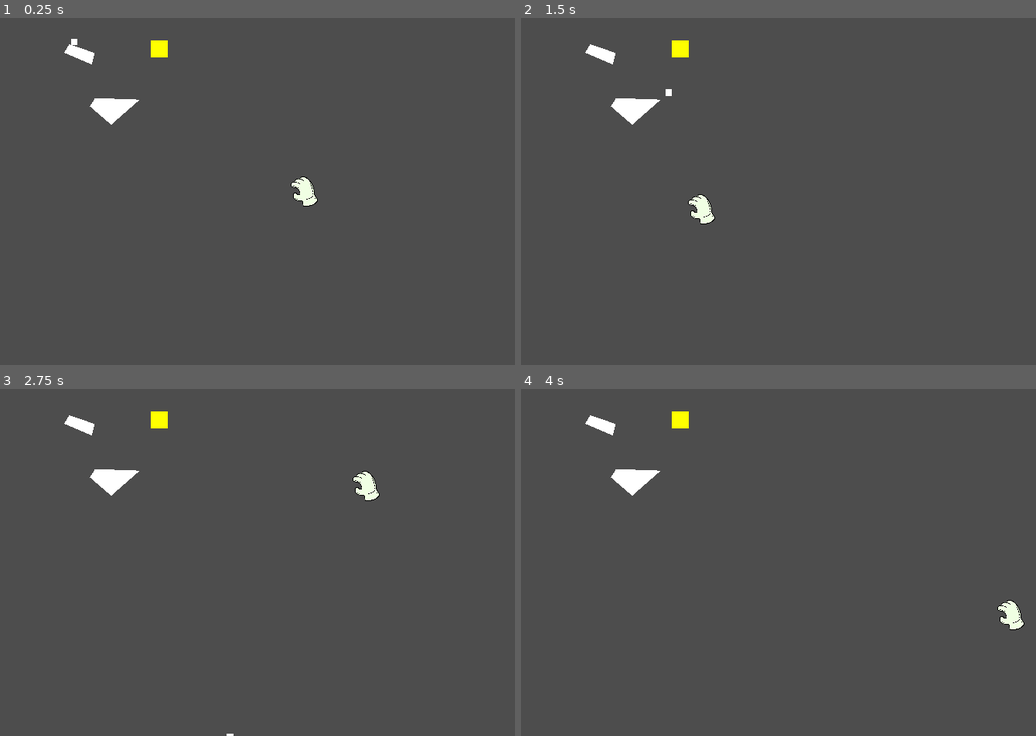
Above: before the commit, frames 1-4 (two rows, left to right).
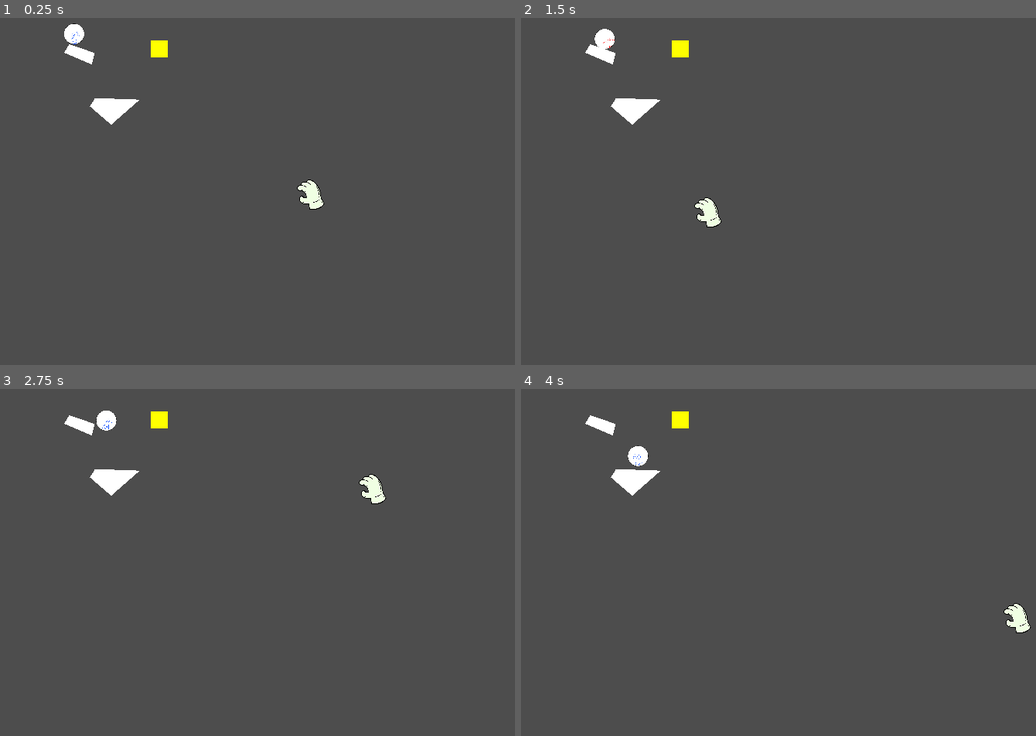
Above: after the commit, the same moments.

Repository: SlugFiller/ggj2025
Game: Godot game, scene res://game.tscn
Same seed, same stepped clock (60 frames per second), same inputs: the game is played once before the commit and once after it. The project has no main scene, so this scene is started directly.
Inputs (mouse positions are in pixels of both pictures, inside the frame that each line leads up to):
- Up to frame 1 (0.25 s): no input
- Up to frame 2 (1.5 s): tap Enter at 0.5 s; move the mouse to (963, 174) at 0.52 s; click (963, 174) at 0.67 s; tap Space at 1.25 s; move the mouse to (706, 208) at 1.27 s; click (706, 208) at 1.42 s
- Up to frame 3 (2.75 s): move the mouse to (370, 486) at 2.02 s; click (370, 486) at 2.17 s
- Up to frame 4 (4 s): move the mouse to (799, 631) at 2.77 s; click (799, 631) at 2.92 s; move the mouse to (1015, 614) at 3.52 s; click (1015, 614) at 3.67 s

The runs differ from the first frame. In frame 1, 0.4% of the frame differs, in the area x 12-64%, y 1-56%; in frame 2, 0.5%, in the area x 14-40%, y 3-61%; in frame 3, 0.4%; in frame 4, 0.4%.

Commit message:
Mouse animation logic

Diff:
--- a/game.tscn
+++ b/game.tscn
@@ -1,26 +1,396 @@
-[gd_scene load_steps=21 format=3 uid="uid://bdjffdg4jfv7t"]
-
+[gd_scene load_steps=113 format=3 uid="uid://bdjffdg4jfv7t"]
+
+[ext_resource type="Texture2D" uid="uid://bhgu40hmi37fg" path="res://graphics/mouse/idle/mouse idle 00000.png" id="1_4tvk3"]
+[ext_resource type="Script" path="res://scripts/mouse.gd" id="1_deb8d"]
+[ext_resource type="Texture2D" uid="uid://bavkplph4sro4" path="res://graphics/mouse/idle/mouse idle 00001.png" id="2_5fq15"]
 [ext_resource type="PackedScene" uid="uid://0l87e2dki8x7" path="res://items/item1.tscn" id="2_axotv"]
 [ext_resource type="Script" path="res://scripts/cursor.gd" id="2_nma6k"]
+[ext_resource type="Texture2D" uid="uid://ctc6kg8j7uvo4" path="res://graphics/mouse/idle/mouse idle 00002.png" id="3_3is8t"]
 [ext_resource type="Texture2D" uid="uid://bgormcm3l1sfw" path="res://graphics/cursor/Hand0.png" id="3_nxd8a"]
+[ext_resource type="Texture2D" uid="uid://yh80vg2g7no7" path="res://graphics/mouse/idle/mouse idle 00003.png" id="4_ek366"]
 [ext_resource type="Texture2D" uid="uid://be25c6mshi438" path="res://graphics/cursor/Hand1.png" id="4_kxvwk"]
 [ext_resource type="Texture2D" uid="uid://jjvnkt1pk8pb" path="res://graphics/cursor/Hand2.png" id="5_bx7ah"]
+[ext_resource type="Texture2D" uid="uid://fgsse7ushf51" path="res://graphics/mouse/idle/mouse idle 00004.png" id="5_cfl2b"]
+[ext_resource type="Texture2D" uid="uid://b08xpw4vfjdy1" path="res://graphics/mouse/idle/mouse idle 00005.png" id="6_ifk5k"]
 [ext_resource type="Texture2D" uid="uid://d3sd3dqx5tdj4" path="res://graphics/cursor/Hand3.png" id="6_pfaq6"]
 [ext_resource type="Texture2D" uid="uid://f23j6naj22y1" path="res://graphics/cursor/Hover0.png" id="7_d3bte"]
+[ext_resource type="Texture2D" uid="uid://cag14cnaht55j" path="res://graphics/mouse/idle/mouse idle 00006.png" id="7_suf8f"]
+[ext_resource type="Texture2D" uid="uid://bt38dcdu4sf0o" path="res://graphics/mouse/idle/mouse idle 00007.png" id="8_ixw55"]
 [ext_resource type="Texture2D" uid="uid://bbkq02y3umk5i" path="res://graphics/cursor/Hover1.png" id="8_njrpk"]
 [ext_resource type="Texture2D" uid="uid://duqr6hpm2iye6" path="res://graphics/cursor/Hover2.png" id="9_0ldq0"]
+[ext_resource type="Texture2D" uid="uid://cv8h3frhyj1u6" path="res://graphics/mouse/idle/mouse idle 00008.png" id="9_10y5m"]
+[ext_resource type="Texture2D" uid="uid://cn7614etmgvi0" path="res://graphics/mouse/idle/mouse idle 00009.png" id="10_33n71"]
 [ext_resource type="Texture2D" uid="uid://daxlp5tg640oh" path="res://graphics/cursor/Hover3.png" id="10_h0ggc"]
 [ext_resource type="Texture2D" uid="uid://bs8u1o6kspghp" path="res://graphics/cursor/PickUp0.png" id="11_hgsmv"]
+[ext_resource type="Texture2D" uid="uid://bghynhewa57km" path="res://graphics/mouse/idle/mouse idle 00010.png" id="11_xa0x0"]
 [ext_resource type="Texture2D" uid="uid://bwwrawm4s27bh" path="res://graphics/cursor/PickUp1.png" id="12_lthvd"]
+[ext_resource type="Texture2D" uid="uid://fgr0q1b3mq8y" path="res://graphics/mouse/idle/mouse idle 00011.png" id="12_tnxkv"]
+[ext_resource type="Texture2D" uid="uid://gimib6d026p2" path="res://graphics/mouse/idle/mouse idle 00012.png" id="13_20cxu"]
 [ext_resource type="Texture2D" uid="uid://coj6ntjybxis6" path="res://graphics/cursor/PickUp2.png" id="13_oexhb"]
 [ext_resource type="Texture2D" uid="uid://bu05eob7t3a7p" path="res://graphics/cursor/PickUp3.png" id="14_775qd"]
+[ext_resource type="Texture2D" uid="uid://ddmmu1ype42cl" path="res://graphics/mouse/idle/mouse idle 00013.png" id="14_qarff"]
 [ext_resource type="Script" path="res://scripts/item.gd" id="15_8s55e"]
+[ext_resource type="Texture2D" uid="uid://xea0f058rnby" path="res://graphics/mouse/idle/mouse idle 00014.png" id="15_amx8v"]
+[ext_resource type="Texture2D" uid="uid://b4vgupj00bq0i" path="res://graphics/mouse/idle/mouse idle 00015.png" id="16_ohdgx"]
+[ext_resource type="Texture2D" uid="uid://bg57k6iwkkjwa" path="res://graphics/mouse/idle/mouse idle 00016.png" id="17_uo7i7"]
+[ext_resource type="Texture2D" uid="uid://cg4hrgmi75uwl" path="res://graphics/mouse/idle/mouse idle 00017.png" id="18_3qa1j"]
+[ext_resource type="Texture2D" uid="uid://0r7p0w4gmhdr" path="res://graphics/mouse/idle/mouse idle 00018.png" id="19_km8no"]
+[ext_resource type="Texture2D" uid="uid://bka5n8omml28m" path="res://graphics/mouse/idle/mouse idle 00019.png" id="20_5smk7"]
+[ext_resource type="Texture2D" uid="uid://cr5vphbn2ejl0" path="res://graphics/mouse/idle/mouse idle 00020.png" id="21_f3fdp"]
+[ext_resource type="Texture2D" uid="uid://bei6c2y280k4l" path="res://graphics/mouse/idle/mouse idle 00021.png" id="22_35iev"]
+[ext_resource type="Texture2D" uid="uid://cscq80xox0lo" path="res://graphics/mouse/idle/mouse idle 00022.png" id="23_xrlnc"]
+[ext_resource type="Texture2D" uid="uid://bcf68f7u56xhs" path="res://graphics/mouse/idle/mouse idle 00023.png" id="24_vkqap"]
+[ext_resource type="Texture2D" uid="uid://c4l2cipekprqj" path="res://graphics/mouse/idle/mouse idle 00024.png" id="25_8xekj"]
+[ext_resource type="Texture2D" uid="uid://ds3v08m27gk1r" path="res://graphics/mouse/idle/mouse idle 00025.png" id="26_7bhja"]
+[ext_resource type="Texture2D" uid="uid://cu8gcs8mfvdog" path="res://graphics/mouse/idle/mouse idle 00026.png" id="27_dgrgx"]
+[ext_resource type="Texture2D" uid="uid://iuw7bosib86x" path="res://graphics/mouse/idle/mouse idle 00027.png" id="28_gkp7t"]
+[ext_resource type="Texture2D" uid="uid://cu6jnoex4xee3" path="res://graphics/mouse/idle/mouse idle 00028.png" id="29_kk2hd"]
+[ext_resource type="Texture2D" uid="uid://dy7fvvow2lt8e" path="res://graphics/mouse/idle/mouse idle 00029.png" id="30_jlcyg"]
+[ext_resource type="Texture2D" uid="uid://qmlsic3yqctk" path="res://graphics/mouse/idle/mouse idle 00030.png" id="31_2mysj"]
+[ext_resource type="Texture2D" uid="uid://xciriib4w7xv" path="res://graphics/mouse/idle/mouse idle 00031.png" id="32_5lkc0"]
+[ext_resource type="Texture2D" uid="uid://cjux7wh60psea" path="res://graphics/mouse/idle/mouse idle 00032.png" id="33_wcimg"]
+[ext_resource type="Texture2D" uid="uid://hrxmk36b72v3" path="res://graphics/mouse/idle/mouse idle 00033.png" id="34_4g6n6"]
+[ext_resource type="Texture2D" uid="uid://r5fg0fngmwnw" path="res://graphics/mouse/idle/mouse idle 00034.png" id="35_046t5"]
+[ext_resource type="Texture2D" uid="uid://6tjqsuwnybtn" path="res://graphics/mouse/idle/mouse idle 00035.png" id="36_aprw5"]
+[ext_resource type="Texture2D" uid="uid://dvpsihsickwop" path="res://graphics/mouse/idle/mouse idle 00036.png" id="37_sfhm5"]
+[ext_resource type="Texture2D" uid="uid://xjeuq64ygqhu" path="res://graphics/mouse/idle/mouse idle 00037.png" id="38_0jti4"]
+[ext_resource type="Texture2D" uid="uid://dpw75o1q5acww" path="res://graphics/mouse/idle/mouse idle 00038.png" id="39_fp1rv"]
+[ext_resource type="Texture2D" uid="uid://dte7qsp7277vu" path="res://graphics/mouse/idle/mouse idle 00039.png" id="40_x08rg"]
+[ext_resource type="Texture2D" uid="uid://ci2h3fa7xnekl" path="res://graphics/mouse/idle/mouse idle 00040.png" id="41_4tv1f"]
+[ext_resource type="Texture2D" uid="uid://b6ky0lkm6alkn" path="res://graphics/mouse/idle/mouse idle 00041.png" id="42_3wy2c"]
+[ext_resource type="Texture2D" uid="uid://c11ptbw2avxum" path="res://graphics/mouse/idle/mouse idle 00042.png" id="43_ctawu"]
+[ext_resource type="Texture2D" uid="uid://8jnrehhl2l0l" path="res://graphics/mouse/idle/mouse idle 00043.png" id="44_wqnh0"]
+[ext_resource type="Texture2D" uid="uid://bp4tael5bhewg" path="res://graphics/mouse/idle/mouse idle 00044.png" id="45_27g7v"]
+[ext_resource type="Texture2D" uid="uid://cxh3xkfxtyfcm" path="res://graphics/mouse/idle/mouse idle 00045.png" id="46_lv8i3"]
+[ext_resource type="Texture2D" uid="uid://dmtivn2krc2ak" path="res://graphics/mouse/idle/mouse idle 00046.png" id="47_j4evd"]
+[ext_resource type="Texture2D" uid="uid://cvdgxksws3xr" path="res://graphics/mouse/idle/mouse idle 00047.png" id="48_ysaef"]
+[ext_resource type="Texture2D" uid="uid://b2owdqunjrgkl" path="res://graphics/mouse/idle/mouse idle 00048.png" id="49_8thol"]
+[ext_resource type="Texture2D" uid="uid://daoo1q3qkqw2j" path="res://graphics/mouse/idle/mouse idle 00049.png" id="50_ptrmp"]
+[ext_resource type="Texture2D" uid="uid://bwhab2ync552c" path="res://graphics/mouse/idle/mouse idle 00050.png" id="51_dt6g3"]
+[ext_resource type="Texture2D" uid="uid://dtrw6bsvtas3e" path="res://graphics/mouse/idle/mouse idle 00051.png" id="52_r0ju2"]
+[ext_resource type="Texture2D" uid="uid://dh5tq6shtd2o6" path="res://graphics/mouse/idle/mouse idle 00052.png" id="53_c00sm"]
+[ext_resource type="Texture2D" uid="uid://dmlhe0724iy1d" path="res://graphics/mouse/idle/mouse idle 00053.png" id="54_yo2es"]
+[ext_resource type="Texture2D" uid="uid://c3dwd1wcpfmhw" path="res://graphics/mouse/idle/mouse idle 00054.png" id="55_u1ua7"]
+[ext_resource type="Texture2D" uid="uid://b5rg6nl63xpmd" path="res://graphics/mouse/idle/mouse idle 00055.png" id="56_cumia"]
+[ext_resource type="Texture2D" uid="uid://pfwgt0dm670d" path="res://graphics/mouse/idle/mouse idle 00056.png" id="57_ywb75"]
+[ext_resource type="Texture2D" uid="uid://bde0t5d8drkfb" path="res://graphics/mouse/idle/mouse idle 00057.png" id="58_q7np4"]
+[ext_resource type="Texture2D" uid="uid://nucfw58gf48h" path="res://graphics/mouse/idle/mouse idle 00058.png" id="59_riaoi"]
+[ext_resource type="Texture2D" uid="uid://dmvk8dbhsf26c" path="res://graphics/mouse/idle/mouse idle 00059.png" id="60_fdo2l"]
+[ext_resource type="Texture2D" uid="uid://qa4pbeu2j2o5" path="res://graphics/mouse/idle/mouse idle 00060.png" id="61_8xx7x"]
+[ext_resource type="Texture2D" uid="uid://rmw5k6mvh7jg" path="res://graphics/mouse/idle/mouse idle 00061.png" id="62_6vukh"]
+[ext_resource type="Texture2D" uid="uid://bab3d1tlwd821" path="res://graphics/mouse/idle/mouse idle 00062.png" id="63_b40w2"]
+[ext_resource type="Texture2D" uid="uid://cqwe8wmyogtno" path="res://graphics/mouse/idle/mouse idle 00063.png" id="64_4yma1"]
+[ext_resource type="Texture2D" uid="uid://cph0d1u3x4ok0" path="res://graphics/mouse/idle/mouse idle 00064.png" id="65_r6ee0"]
+[ext_resource type="Texture2D" uid="uid://dwxe7q0k8w638" path="res://graphics/mouse/idle/mouse idle 00065.png" id="66_jki2o"]
+[ext_resource type="Texture2D" uid="uid://043470qylj7k" path="res://graphics/mouse/idle/mouse idle 00066.png" id="67_uk1nc"]
+[ext_resource type="Texture2D" uid="uid://ctsu00xalouov" path="res://graphics/mouse/idle/mouse idle 00067.png" id="68_dkr6k"]
+[ext_resource type="Texture2D" uid="uid://dub3bxevayhv1" path="res://graphics/mouse/idle/mouse idle 00068.png" id="69_1q6ow"]
+[ext_resource type="Texture2D" uid="uid://c4qeu4iq5awxn" path="res://graphics/mouse/idle/mouse idle 00069.png" id="70_32wwg"]
+[ext_resource type="Texture2D" uid="uid://bi0y7qq8mydso" path="res://graphics/mouse/idle/mouse idle 00070.png" id="71_ams3v"]
+[ext_resource type="Texture2D" uid="uid://ic477niwsdmd" path="res://graphics/mouse/idle/mouse idle 00071.png" id="72_3pb1a"]
+[ext_resource type="Texture2D" uid="uid://djab2j4pv81nm" path="res://graphics/mouse/idle/mouse idle 00072.png" id="73_3hib3"]
+[ext_resource type="Texture2D" uid="uid://c2456jix4k1al" path="res://graphics/mouse/idle/mouse idle 00073.png" id="74_xpprb"]
+[ext_resource type="Texture2D" uid="uid://br3ym088f2a5k" path="res://graphics/mouse/idle/mouse idle 00074.png" id="75_w4exc"]
+[ext_resource type="Texture2D" uid="uid://by8xw28g52mj5" path="res://graphics/mouse/idle/mouse idle 00075.png" id="76_s40xh"]
+[ext_resource type="Texture2D" uid="uid://y8th4hmwfnhc" path="res://graphics/mouse/idle/mouse idle 00076.png" id="77_iqs0n"]
+[ext_resource type="Texture2D" uid="uid://c0c087eptf516" path="res://graphics/mouse/idle/mouse idle 00077.png" id="78_3g4c1"]
+[ext_resource type="Texture2D" uid="uid://cv2p53627a8e4" path="res://graphics/mouse/idle/mouse idle 00078.png" id="79_7i2nb"]
+[ext_resource type="Texture2D" uid="uid://cs22syokln7fu" path="res://graphics/mouse/idle/mouse idle 00079.png" id="80_yys2w"]
+[ext_resource type="Texture2D" uid="uid://d351rg00q4265" path="res://graphics/mouse/run/mouse run 00000.png" id="81_x880j"]
+[ext_resource type="Texture2D" uid="uid://barwrssj1gc2s" path="res://graphics/mouse/run/mouse run 00001.png" id="82_lv3ax"]
+[ext_resource type="Texture2D" uid="uid://dd2bvtt52h5oa" path="res://graphics/mouse/run/mouse run 00002.png" id="83_rjin1"]
+[ext_resource type="Texture2D" uid="uid://1vrlieu2rdv7" path="res://graphics/mouse/run/mouse run 00003.png" id="84_4pcv3"]
+[ext_resource type="Texture2D" uid="uid://4ojihsfjk72r" path="res://graphics/mouse/run/mouse run 00004.png" id="85_7woxa"]
+[ext_resource type="Texture2D" uid="uid://bbb7ktylhgf0i" path="res://graphics/mouse/run/mouse run 00005.png" id="86_36750"]
+[ext_resource type="Texture2D" uid="uid://jc7qm0sg6l1g" path="res://graphics/mouse/run/mouse run 00006.png" id="87_bnjdw"]
+[ext_resource type="Texture2D" uid="uid://cs12sog3u48l7" path="res://graphics/mouse/run/mouse run 00007.png" id="88_odbcx"]
 
 [sub_resource type="PhysicsMaterial" id="PhysicsMaterial_sg5es"]
 friction = 0.0
 bounce = 0.35
 
+[sub_resource type="SpriteFrames" id="SpriteFrames_5qcgu"]
+animations = [{
+"frames": [{
+"duration": 1.0,
+"texture": ExtResource("1_4tvk3")
+}, {
+"duration": 1.0,
+"texture": ExtResource("2_5fq15")
+}, {
+"duration": 1.0,
+"texture": ExtResource("3_3is8t")
+}, {
+"duration": 1.0,
+"texture": ExtResource("4_ek366")
+}, {
+"duration": 1.0,
+"texture": ExtResource("5_cfl2b")
+}, {
+"duration": 1.0,
+"texture": ExtResource("6_ifk5k")
+}, {
+"duration": 1.0,
+"texture": ExtResource("7_suf8f")
+}, {
+"duration": 1.0,
+"texture": ExtResource("8_ixw55")
+}, {
+"duration": 1.0,
+"texture": ExtResource("9_10y5m")
+}, {
+"duration": 1.0,
+"texture": ExtResource("10_33n71")
+}, {
+"duration": 1.0,
+"texture": ExtResource("11_xa0x0")
+}, {
+"duration": 1.0,
+"texture": ExtResource("12_tnxkv")
+}, {
+"duration": 1.0,
+"texture": ExtResource("13_20cxu")
+}, {
+"duration": 1.0,
+"texture": ExtResource("14_qarff")
+}, {
+"duration": 1.0,
+"texture": ExtResource("15_amx8v")
+}, {
+"duration": 1.0,
+"texture": ExtResource("16_ohdgx")
+}, {
+"duration": 1.0,
+"texture": ExtResource("17_uo7i7")
+}, {
+"duration": 1.0,
+"texture": ExtResource("18_3qa1j")
+}, {
+"duration": 1.0,
+"texture": ExtResource("19_km8no")
+}, {
+"duration": 1.0,
+"texture": ExtResource("20_5smk7")
+}, {
+"duration": 1.0,
+"texture": ExtResource("21_f3fdp")
+}, {
+"duration": 1.0,
+"texture": ExtResource("22_35iev")
+}, {
+"duration": 1.0,
+"texture": ExtResource("23_xrlnc")
+}, {
+"duration": 1.0,
+"texture": ExtResource("24_vkqap")
+}, {
+"duration": 1.0,
+"texture": ExtResource("25_8xekj")
+}, {
+"duration": 1.0,
+"texture": ExtResource("26_7bhja")
+}, {
+"duration": 1.0,
+"texture": ExtResource("27_dgrgx")
+}, {
+"duration": 1.0,
+"texture": ExtResource("28_gkp7t")
+}, {
+"duration": 1.0,
+"texture": ExtResource("29_kk2hd")
+}, {
+"duration": 1.0,
+"texture": ExtResource("30_jlcyg")
+}, {
+"duration": 1.0,
+"texture": ExtResource("31_2mysj")
+}, {
+"duration": 1.0,
+"texture": ExtResource("32_5lkc0")
+}, {
+"duration": 1.0,
+"texture": ExtResource("33_wcimg")
+}, {
+"duration": 1.0,
+"texture": ExtResource("34_4g6n6")
+}, {
+"duration": 1.0,
+"texture": ExtResource("35_046t5")
+}, {
+"duration": 1.0,
+"texture": ExtResource("36_aprw5")
+}, {
+"duration": 1.0,
+"texture": ExtResource("37_sfhm5")
+}, {
+"duration": 1.0,
+"texture": ExtResource("38_0jti4")
+}, {
+"duration": 1.0,
+"texture": ExtResource("39_fp1rv")
+}, {
+"duration": 1.0,
+"texture": ExtResource("40_x08rg")
+}, {
+"duration": 1.0,
+"texture": ExtResource("41_4tv1f")
+}, {
+"duration": 1.0,
+"texture": ExtResource("42_3wy2c")
+}, {
+"duration": 1.0,
+"texture": ExtResource("43_ctawu")
+}, {
+"duration": 1.0,
+"texture": ExtResource("44_wqnh0")
+}, {
+"duration": 1.0,
+"texture": ExtResource("45_27g7v")
+}, {
+"duration": 1.0,
+"texture": ExtResource("46_lv8i3")
+}, {
+"duration": 1.0,
+"texture": ExtResource("47_j4evd")
+}, {
+"duration": 1.0,
+"texture": ExtResource("48_ysaef")
+}, {
+"duration": 1.0,
+"texture": ExtResource("49_8thol")
+}, {
+"duration": 1.0,
+"texture": ExtResource("50_ptrmp")
+}, {
+"duration": 1.0,
+"texture": ExtResource("51_dt6g3")
+}, {
+"duration": 1.0,
+"texture": ExtResource("52_r0ju2")
+}, {
+"duration": 1.0,
+"texture": ExtResource("53_c00sm")
+}, {
+"duration": 1.0,
+"texture": ExtResource("54_yo2es")
+}, {
+"duration": 1.0,
+"texture": ExtResource("55_u1ua7")
+}, {
+"duration": 1.0,
+"texture": ExtResource("56_cumia")
+}, {
+"duration": 1.0,
+"texture": ExtResource("57_ywb75")
+}, {
+"duration": 1.0,
+"texture": ExtResource("58_q7np4")
+}, {
+"duration": 1.0,
+"texture": ExtResource("59_riaoi")
+}, {
+"duration": 1.0,
+"texture": ExtResource("60_fdo2l")
+}, {
+"duration": 1.0,
+"texture": ExtResource("61_8xx7x")
+}, {
+"duration": 1.0,
+"texture": ExtResource("62_6vukh")
+}, {
+"duration": 1.0,
+"texture": ExtResource("63_b40w2")
+}, {
+"duration": 1.0,
+"texture": ExtResource("64_4yma1")
+}, {
+"duration": 1.0,
+"texture": ExtResource("65_r6ee0")
+}, {
+"duration": 1.0,
+"texture": ExtResource("66_jki2o")
+}, {
+"duration": 1.0,
+"texture": ExtResource("67_uk1nc")
+}, {
+"duration": 1.0,
+"texture": ExtResource("68_dkr6k")
+}, {
+"duration": 1.0,
+"texture": ExtResource("69_1q6ow")
+}, {
+"duration": 1.0,
+"texture": ExtResource("70_32wwg")
+}, {
+"duration": 1.0,
+"texture": ExtResource("71_ams3v")
+}, {
+"duration": 1.0,
+"texture": ExtResource("72_3pb1a")
+}, {
+"duration": 1.0,
+"texture": ExtResource("73_3hib3")
+}, {
+"duration": 1.0,
+"texture": ExtResource("74_xpprb")
+}, {
+"duration": 1.0,
+"texture": ExtResource("75_w4exc")
+}, {
+"duration": 1.0,
+"texture": ExtResource("76_s40xh")
+}, {
+"duration": 1.0,
+"texture": ExtResource("77_iqs0n")
+}, {
+"duration": 1.0,
+"texture": ExtResource("78_3g4c1")
+}, {
+"duration": 1.0,
+"texture": ExtResource("79_7i2nb")
+}, {
+"duration": 1.0,
+"texture": ExtResource("80_yys2w")
+}],
+"loop": true,
+"name": &"idle",
+"speed": 24.0
+}, {
+"frames": [{
+"duration": 1.0,
+"texture": ExtResource("81_x880j")
+}, {
+"duration": 1.0,
+"texture": ExtResource("82_lv3ax")
+}, {
+"duration": 1.0,
+"texture": ExtResource("83_rjin1")
+}, {
+"duration": 1.0,
+"texture": ExtResource("84_4pcv3")
+}, {
+"duration": 1.0,
+"texture": ExtResource("85_7woxa")
+}, {
+"duration": 1.0,
+"texture": ExtResource("86_36750")
+}, {
+"duration": 1.0,
+"texture": ExtResource("87_bnjdw")
+}, {
+"duration": 1.0,
+"texture": ExtResource("88_odbcx")
+}],
+"loop": true,
+"name": &"run",
+"speed": 24.0
+}]
+
 [sub_resource type="CircleShape2D" id="CircleShape2D_cx7wd"]
+radius = 30.0
+
+[sub_resource type="CircleShape2D" id="CircleShape2D_3tcb5"]
+radius = 25.0
 
 [sub_resource type="RectangleShape2D" id="RectangleShape2D_dvy1e"]
 size = Vector2(88, 91)
@@ -45,7 +415,7 @@
 }],
 "loop": false,
 "name": &"default",
-"speed": 10.0
+"speed": 15.0
 }, {
 "frames": [{
 "duration": 1.0,
@@ -62,7 +432,7 @@
 }],
 "loop": false,
 "name": &"hover",
-"speed": 10.0
+"speed": 15.0
 }, {
 "frames": [{
 "duration": 1.0,
@@ -79,21 +449,31 @@
 }],
 "loop": false,
 "name": &"pickup",
-"speed": 10.0
+"speed": 15.0
 }]
 
+[sub_resource type="RectangleShape2D" id="RectangleShape2D_p6cl1"]
+size = Vector2(581, 294.5)
+
 [node name="Node2D" type="Node2D"]
 
-[node name="RigidBody2D" type="RigidBody2D" parent="."]
+[node name="Mouse" type="RigidBody2D" parent="."]
 position = Vector2(230, 49)
 physics_material_override = SubResource("PhysicsMaterial_sg5es")
 lock_rotation = true
-
-[node name="CollisionShape2D" type="CollisionShape2D" parent="RigidBody2D"]
+script = ExtResource("1_deb8d")
+
+[node name="sprite" type="AnimatedSprite2D" parent="Mouse"]
+scale = Vector2(0.1, 0.1)
+sprite_frames = SubResource("SpriteFrames_5qcgu")
+animation = &"idle"
+
+[node name="CollisionShape2D" type="CollisionShape2D" parent="Mouse"]
 shape = SubResource("CircleShape2D_cx7wd")
 
-[node name="Polygon2D" type="Polygon2D" parent="RigidBody2D"]
-polygon = PackedVector2Array(-10, -10, 10, -10, 10, 10, -10, 10)
+[node name="groundcheck" type="ShapeCast2D" parent="Mouse"]
+shape = SubResource("CircleShape2D_3tcb5")
+target_position = Vector2(0, 10)
 
 [node name="StaticBody2D" type="StaticBody2D" parent="."]
 position = Vector2(239, 70)
@@ -113,14 +493,15 @@
 [node name="Polygon2D" type="Polygon2D" parent="StaticBody2D2"]
 polygon = PackedVector2Array(-24, 14, 115, 19, 26, 97, -40, 40)
 
-[node name="Area2D" type="Area2D" parent="."]
+[node name="fan" type="Area2D" parent="."]
 position = Vector2(205, -118)
 gravity_space_override = 1
 gravity_point_center = Vector2(-1, -1)
 gravity_direction = Vector2(-1, -1)
-
-[node name="CollisionShape2D" type="CollisionShape2D" parent="Area2D"]
-position = Vector2(351, 312)
+gravity = 300.0
+
+[node name="CollisionShape2D" type="CollisionShape2D" parent="fan"]
+position = Vector2(236, 352)
 shape = SubResource("RectangleShape2D_dvy1e")
 
 [node name="placetarget" type="Node2D" parent="."]
@@ -151,5 +532,14 @@
 placetarget = NodePath("../placetarget")
 
 [node name="sprite" type="AnimatedSprite2D" parent="Cursor"]
+position = Vector2(20, 10)
 scale = Vector2(0.2, 0.2)
 sprite_frames = SubResource("SpriteFrames_7ix31")
+
+[node name="damp" type="Area2D" parent="."]
+linear_damp_space_override = 1
+linear_damp = 5.0
+
+[node name="CollisionShape2D" type="CollisionShape2D" parent="damp"]
+position = Vector2(572.5, 489.75)
+shape = SubResource("RectangleShape2D_p6cl1")
--- a/project.godot
+++ b/project.godot
@@ -21,3 +21,7 @@
 window/size/window_width_override=800
 window/size/window_height_override=450
 window/stretch/mode="canvas_items"
+
+[physics]
+
+2d/default_gravity=100.0
--- a/scripts/cursor.gd
+++ b/scripts/cursor.gd
@@ -8,7 +8,7 @@
 
 # Called when the node enters the scene tree for the first time.
 func _ready() -> void:
-	pass
+	Input.mouse_mode = Input.MOUSE_MODE_HIDDEN
 
 
 func _input(event: InputEvent) -> void:
@@ -22,6 +22,8 @@
 				placed.position = event.position
 				placetarget.add_child(placed)
 			hold = null
+	elif event is InputEventMouseMotion:
+		self.position = event.position
 
 
 # Called every frame. 'delta' is the elapsed time since the previous frame.
--- /dev/null
+++ b/scripts/mouse.gd
@@ -0,0 +1,27 @@
+extends RigidBody2D
+
+@onready var sprite: AnimatedSprite2D = $sprite
+@onready var groundcheck: ShapeCast2D = $groundcheck
+
+const RUN_SPEED := 1
+
+# Called when the node enters the scene tree for the first time.
+func _ready() -> void:
+	pass # Replace with function body.
+
+
+# Called every frame. 'delta' is the elapsed time since the previous frame.
+func _process(delta: float) -> void:
+	var use_run_animation = groundcheck.is_colliding()
+	if self.linear_velocity.x > RUN_SPEED:
+		sprite.flip_h = false
+	elif self.linear_velocity.x < -RUN_SPEED:
+		sprite.flip_h = true
+	else:
+		use_run_animation = false
+	if use_run_animation:
+		if sprite.animation != "run":
+			sprite.play("run")
+	else:
+		if sprite.animation != "idle":
+			sprite.play("idle")
Binary file added: graphics/mouse/idle/mouse idle 00000.png
Not shown, added: graphics/mouse/idle/mouse idle 00000.png.import
Binary file added: graphics/mouse/idle/mouse idle 00001.png
Not shown, added: graphics/mouse/idle/mouse idle 00001.png.import
Binary file added: graphics/mouse/idle/mouse idle 00002.png
Not shown, added: graphics/mouse/idle/mouse idle 00002.png.import
Binary file added: graphics/mouse/idle/mouse idle 00003.png
Not shown, added: graphics/mouse/idle/mouse idle 00003.png.import
Binary file added: graphics/mouse/idle/mouse idle 00004.png
Not shown, added: graphics/mouse/idle/mouse idle 00004.png.import
Binary file added: graphics/mouse/idle/mouse idle 00005.png
Not shown, added: graphics/mouse/idle/mouse idle 00005.png.import
(and 164 more such lines)
